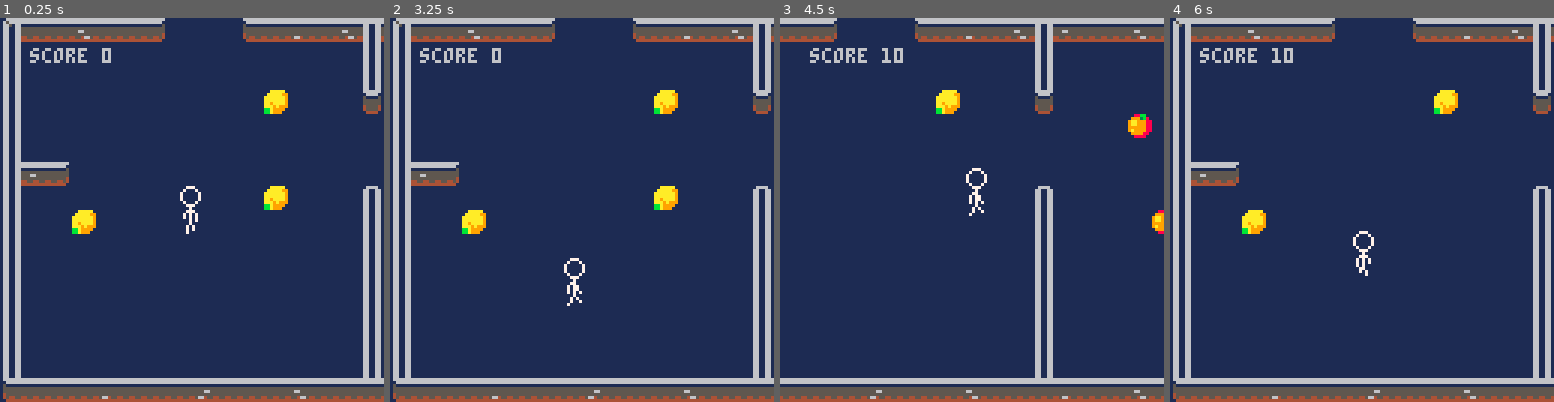
Above: before the commit, frames 1-4 (left to right).
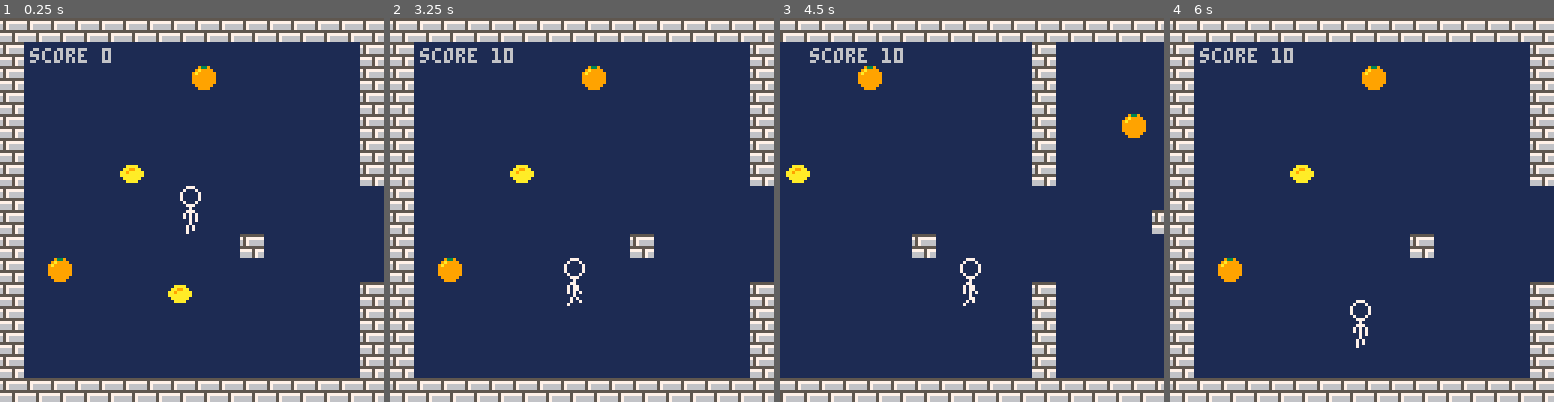
Above: after the commit, the same moments.

Repository: boblbobl/hellopico8
Game: PICO-8 cartridge hello.p8
The game is run twice, just before and just after one commit, with the same random seed, the same clock (stepped at 60 frames per second) and the same inputs.
Inputs:
- Up to frame 1 (0.25 s): no input
- Up to frame 2 (3.25 s): tap O (Z key) at 0.33, 0.7, 1.43, 2.22, 3.1 s; hold Left 1.97-2.37 s; hold Down 2.42-2.82 s; hold Right from 2.87 s (still down)
- Up to frame 3 (4.5 s): release Right at 3.53 s; hold Up 3.58-4.08 s; tap O (Z key) at 3.98 s; hold Right from 4.13 s (still down)
- Up to frame 4 (6 s): release Right at 4.53 s; hold Down 4.58-5.08 s; tap O (Z key) at 4.87, 5.75 s; hold Left 5.13-5.8 s; hold Up from 5.85 s (still down)

The runs differ from the first frame. In frame 1, 23% of the frame differs, in the area x 0-100%, y 0-100%; in frame 2, 23%; in frame 3, 17%; in frame 4, 23%.

Commit message:
Revert "New sprites"
This reverts commit 34be7f69fada0c0a1772e7a3626bcc964d418bc7.

Diff:
--- a/game.lua
+++ b/game.lua
@@ -84,10 +84,10 @@
     for p in all(pickups) do
       if aabb_collide(hero.x, hero.y, hero.w, hero.h, p.x, p.y, 8, 8) then
         local score = 0
-        if p.s == 65 then -- oranges
+        if p.s == 24 then -- oranges
           score=79
         end
-        if p.s == 64 then -- limes
+        if p.s == 8 then -- limes
           score=10
         end
         hero_score = hero_score + score
@@ -110,12 +110,11 @@
 function draw_game()
   cls(1)
   map(0, 0, 0, 0, map_w, map_h)
+  camera(cx, cy)
   spr(hero.sprite,hero.x,hero.y,1,2,hero.flipped)
   for p in all(pickups) do
     spr(p.s, p.x, p.y)
   end
 
-  -- make sure to set camera position after sprites are drawn
-  camera(cx, cy)
   print("score " .. hero_score, 10+cx, 10+cy)
 end
--- a/hello.p8
+++ b/hello.p8
@@ -26,104 +26,24 @@
 
 
 
-…(80 lines of a section not shown)…
 __gff__
-0000000000000000000100000000000000000000000000000000000000000000000000000000000000000000000000000000000000000000000000000000000002020200000000000000000000000000000000000000000000000000000000000000000000000000000000000000000000000000000000000000000000000000
-0001000101010000000000000000000000000001010100000000000000000000000100010101000000000000000000000101010001000000000000000000000000000000000000000000000000000000000000000000000000000000000000000000000000000000000000000000000000000000000000000000000000000000
+0000000000000000020100000000000000000000000000000200000000000000000000000000000000000000000000000000000000000000000000000000000000000000000000000000000000000000000000000000000000000000000000000000000000000000000000000000000000000000000000000000000000000000
+0000000000000000000000000000000000000000000000000000000000000000000000000000000000000000000000000000000000000000000000000000000000000000000000000000000000000000000000000000000000000000000000000000000000000000000000000000000000000000000000000000000000000000
 __map__
-838181a18181a5000000a381b081a184b18181a181818181b281818181b08185000000000000000000000000000000000000000000000000000000000000000000000000000000000000000000000000000000000000000000000000000000000000000000000000000000000000000000000000000000000000000000000000
-9400000000000000000000000000009400000000000000000000000000000094000000000000000000000000000000000000000000000000000000000000000000000000000000000000000000000000000000000000000000000000000000000000000000000000000000000000000000000000000000000000000000000000
-9400000000000000000000000000009400000000000000000000000000000094000000000000000000000000000000000000000000000000000000000000000000000000000000000000000000000000000000000000000000000000000000000000000000000000000000000000000000000000000000000000000000000000
-940000000000000000000040000000a400000000000000000000000000000094000000000000000000000000000000000000000000000000000000000000000000000000000000000000000000000000000000000000000000000000000000000000000000000000000000000000000000000000000000000000000000000000
-9400000000000000000000000000000000000041000000000000000000000094000000000000000000000000000000000000000000000000000000000000000000000000000000000000000000000000000000000000000000000000000000000000000000000000000000000000000000000000000000000000000000000000
-9400000000000000000000000000000000000000000000000000000000000094000000000000000000000000000000000000000000000000000000000000000000000000000000000000000000000000000000000000000000000000000000000000000000000000000000000000000000000000000000000000000000000000
-95b1a500000000000000000000000000000000000000004100000000000000a4000000000000000000000000000000000000000000000000000000000000000000000000000000000000000000000000000000000000000000000000000000000000000000000000000000000000000000000000000000000000000000000000
-940000000000000000000040000000b400000000000000000000000000000000000000000000000000000000000000000000000000000000000000000000000000000000000000000000000000000000000000000000000000000000000000000000000000000000000000000000000000000000000000000000000000000000
-9400004000000000000000000000009400000000410000000000000000000000000000000000000000000000000000000000000000000000000000000000000000000000000000000000000000000000000000000000000000000000000000000000000000000000000000000000000000000000000000000000000000000000
-9400000000000000000000000000009400000000000000000000000000000000000000000000000000000000000000000000000000000000000000000000000000000000000000000000000000000000000000000000000000000000000000000000000000000000000000000000000000000000000000000000000000000000
-94000000000000000000000000000094000000000000000000000000000000b4000000000000000000000000000000000000000000000000000000000000000000000000000000000000000000000000000000000000000000000000000000000000000000000000000000000000000000000000000000000000000000000000
-9400000000000000000000000000009400000000000000000000000000000094000000000000000000000000000000000000000000000000000000000000000000000000000000000000000000000000000000000000000000000000000000000000000000000000000000000000000000000000000000000000000000000000
-9400000000000000000000000000009400000000000000000000000000000094000000000000000000000000000000000000000000000000000000000000000000000000000000000000000000000000000000000000000000000000000000000000000000000000000000000000000000000000000000000000000000000000
-940a000000000000000000000000009400000000000000000000000000000094000000000000000000000000000000000000000000000000000000000000000000000000000000000000000000000000000000000000000000000000000000000000000000000000000000000000000000000000000000000000000000000000
-9400000000000000000000000000009400000000000000000000000000000094000000000000000000000000000000000000000000000000000000000000000000000000000000000000000000000000000000000000000000000000000000000000000000000000000000000000000000000000000000000000000000000000
-a3818181b0818181b2818181a1818181b08181a181a500000000a3b08181b2a5000000000000000000000000000000000000000000000000000000000000000000000000000000000000000000000000000000000000000000000000000000000000000000000000000000000000000000000000000000000000000000000000
+0909090909090909090909090909090909090909090909090909090909090909000000000000000000000000000000000000000000000000000000000000000000000000000000000000000000000000000000000000000000000000000000000000000000000000000000000000000000000000000000000000000000000000
+0900000000000000000000000000000900000000000000000000000000000009000000000000000000000000000000000000000000000000000000000000000000000000000000000000000000000000000000000000000000000000000000000000000000000000000000000000000000000000000000000000000000000000
+0900000000000000180000000000000900000000000000000000000000000009000000000000000000000000000000000000000000000000000000000000000000000000000000000000000000000000000000000000000000000000000000000000000000000000000000000000000000000000000000000000000000000000
+0900000000000000000000000000000900000000000000000000000000000009000000000000000000000000000000000000000000000000000000000000000000000000000000000000000000000000000000000000000000000000000000000000000000000000000000000000000000000000000000000000000000000000
+0900000000000000000000000000000900000018000000000800000000000009000000000000000000000000000000000000000000000000000000000000000000000000000000000000000000000000000000000000000000000000000000000000000000000000000000000000000000000000000000000000000000000000
+0900000000000000000000000000000900000000000000000000000000180009000000000000000000000000000000000000000000000000000000000000000000000000000000000000000000000000000000000000000000000000000000000000000000000000000000000000000000000000000000000000000000000000
+0900000000080000000000000000000900000000000000000000000000000009000000000000000000000000000000000000000000000000000000000000000000000000000000000000000000000000000000000000000000000000000000000000000000000000000000000000000000000000000000000000000000000000
+0900000000000000000000000000000000000000000000000000000000000009000000000000000000000000000000000000000000000000000000000000000000000000000000000000000000000000000000000000000000000000000000000000000000000000000000000000000000000000000000000000000000000000
+0900000000000000000000000000000000000000090000000000000000000009000000000000000000000000000000000000000000000000000000000000000000000000000000000000000000000000000000000000000000000000000000000000000000000000000000000000000000000000000000000000000000000000
+0900000000000000000009000000000000000000000000000000000000000009000000000000000000000000000000000000000000000000000000000000000000000000000000000000000000000000000000000000000000000000000000000000000000000000000000000000000000000000000000000000000000000000
+0900180000000000000000000000000000000000000000000000000000000009000000000000000000000000000000000000000000000000000000000000000000000000000000000000000000000000000000000000000000000000000000000000000000000000000000000000000000000000000000000000000000000000
+0900000000000008000000000000000900000000000000000000180000000009000000000000000000000000000000000000000000000000000000000000000000000000000000000000000000000000000000000000000000000000000000000000000000000000000000000000000000000000000000000000000000000000
+0900000000000000000000000000000900000000000000000000000000000009000000000000000000000000000000000000000000000000000000000000000000000000000000000000000000000000000000000000000000000000000000000000000000000000000000000000000000000000000000000000000000000000
+090a000000000000000000000000000900000000000000000000000000000009000000000000000000000000000000000000000000000000000000000000000000000000000000000000000000000000000000000000000000000000000000000000000000000000000000000000000000000000000000000000000000000000
+0900000000000000000000000000000919000000000000000000000000000009000000000000000000000000000000000000000000000000000000000000000000000000000000000000000000000000000000000000000000000000000000000000000000000000000000000000000000000000000000000000000000000000
+0909090909090909090909090909090909090909090909090909090909090909000000000000000000000000000000000000000000000000000000000000000000000000000000000000000000000000000000000000000000000000000000000000000000000000000000000000000000000000000000000000000000000000
 1900000000000000000000000000000000000000000000000000000000000000000000000000000000000000000000000000000000000000000000000000000000000000000000000000000000000000000000000000000000000000000000000000000000000000000000000000000000000000000000000000000000000000
Not shown, changed: 94 lines of the sprite sheet (__gfx__) section of hello.p8
